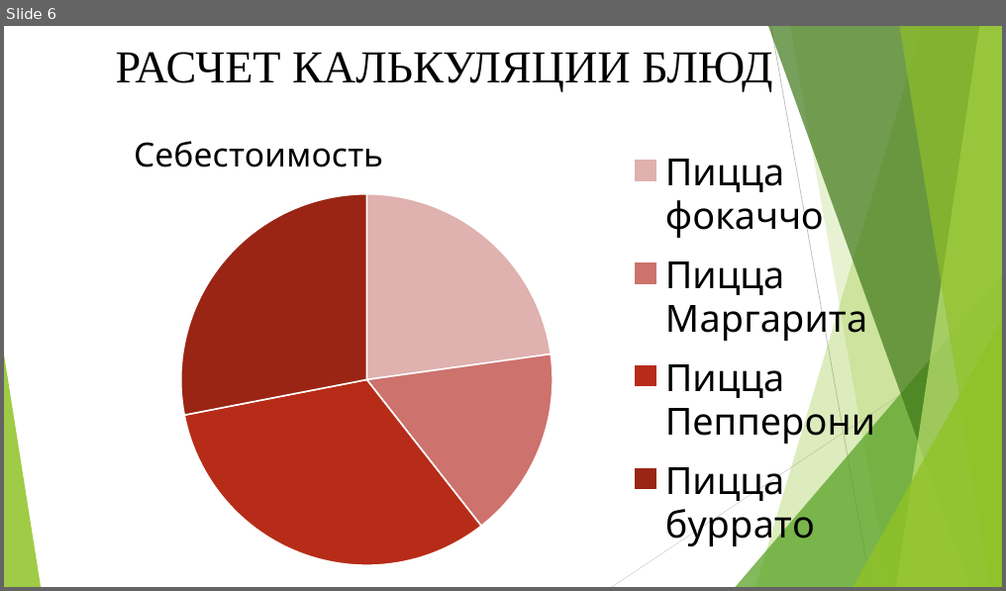
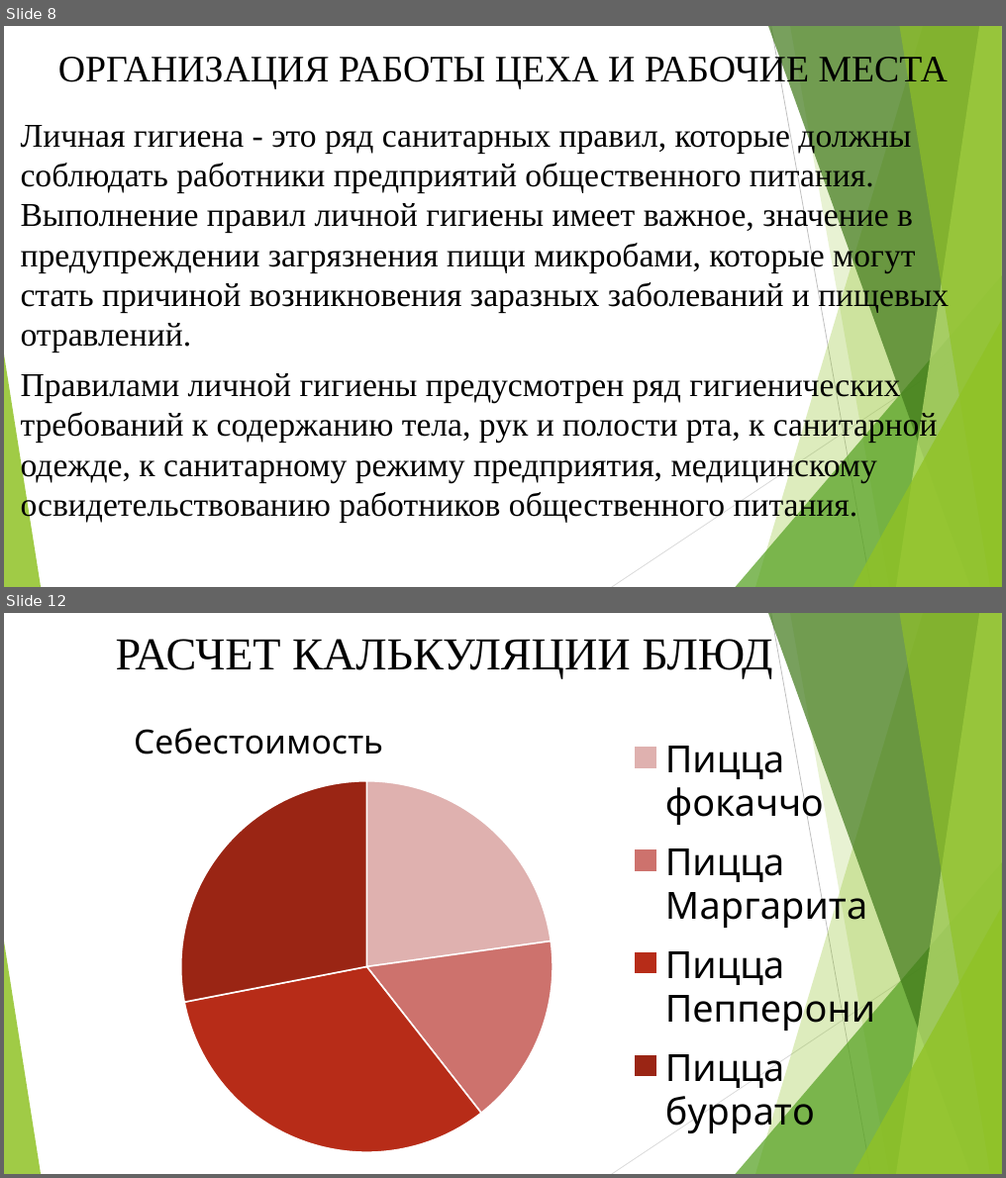
Before and after one commit to David2261/Scheme_Automation, a slide deck: 2023/Диплом/Алина/Презентация.pptx. Shown one above the other, each under a label of ours: slide 6 before the commit, slides 8 and 12 after it; the slides between them are not shown. The pictures are 1006x591 and 1006x1178 pixels, drawn with LibreOffice and Linux fonts; fonts in the diff are those of the drawing. Boxes give left, top, right and bottom in pixels: in the first picture for what was removed or moved away, otherwise in the second. Text is boxed around its words. In the diff, an @@ line names an element or a change of style, - is before the commit and + after.

```diff
--- a/2023/Диплом/Алина/Презентация.pptx
+++ b/2023/Диплом/Алина/Презентация.pptx
@@ slide 8 added at box(4, 26, 1002, 587), background #FFFFFF; not listed: 10 template elements that a slide beside it also shows @@
@@ title added at box(58, 53, 947, 89), 36 pt, text #000000 @@
+ОРГАНИЗАЦИЯ РАБОТЫ ЦЕХА И РАБОЧИЕ МЕСТА
@@ text added at box(21, 120, 948, 523), 32 pt, text #000000 @@
+Личная гигиена - это ряд санитарных правил, которые должны соблюдать работники предприятий общественного питания. Выполнение правил личной гигиены имеет важное, значение в предупреждении загрязнения пищи микробами, которые могут стать причиной возникновения заразных заболеваний и пищевых отравлений.
+Правилами личной гигиены предусмотрен ряд гигиенических требований к содержанию тела, рук и полости рта, к санитарной одежде, к санитарному режиму предприятия, медицинскому освидетельствованию работников общественного питания.
@@ what was slide 6 is now slide 12 @@
```
Also in this commit, not shown: 5 slides changed, 8 other slides added, 1 slide removed, 1 other file.
